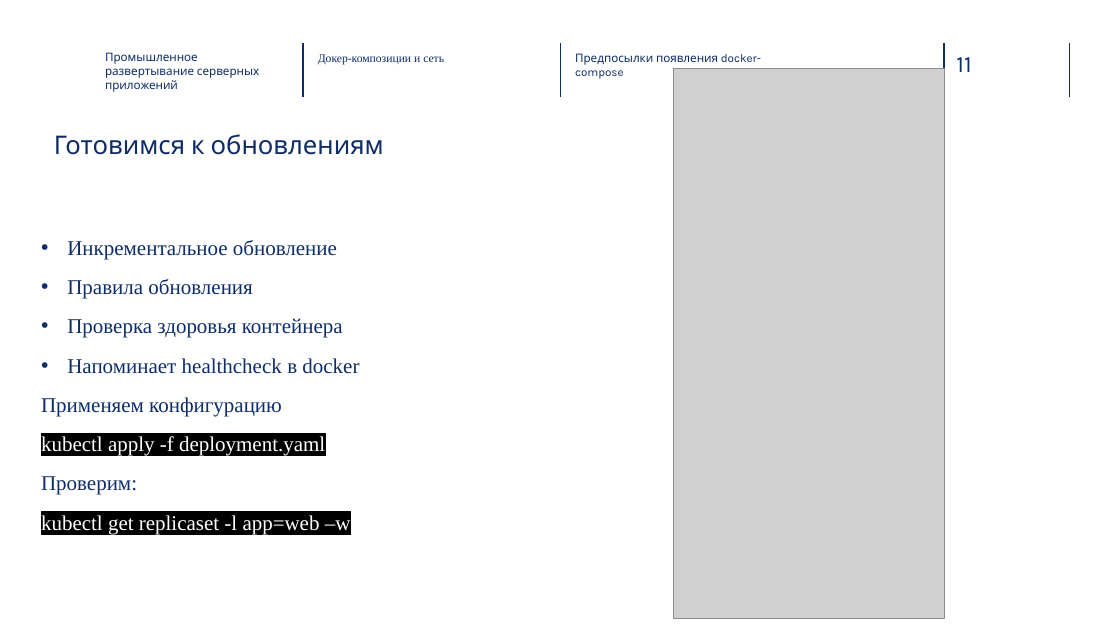
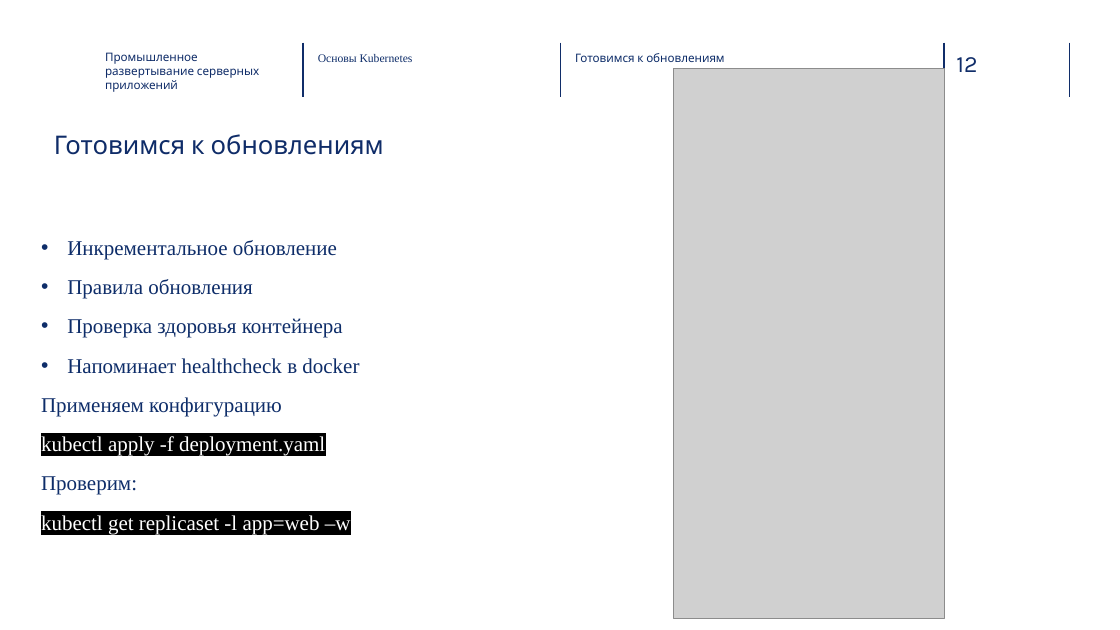
Before and after one commit to Vvil1568/ProductionServerAppDeployment, a slide deck: slide 12 of 3. Основы Кубернетес/presentation.pptx (slide 11 before the commit). Drawn at 1120x630 pixels with LibreOffice and Linux fonts; fonts in the diff are those of the drawing; grey boxes stand for pictures; background and template pictures are left out. Boxes give left, top, right and bottom in pixels: in the first picture for what was removed or moved away, otherwise in the second. Text is boxed around its words. In the diff, an @@ line names an element or a change of style, - is before the commit and + after.

```diff
--- a/3. Основы Кубернетес/presentation.pptx
+++ b/3. Основы Кубернетес/presentation.pptx
@@ text at (318,54,413,62): text changed @@
-Докер-композиции и сеть
+Основы Kubernetes
@@ text at (575,53,724,62): text changed @@
-Предпосылки появления docker-compose
+Готовимся к обновлениям
@@ page number at (956,57,977,72): text changed @@
-11
+12
```
Also in this commit, not shown: 15 other slides changed, 1 slide added.
